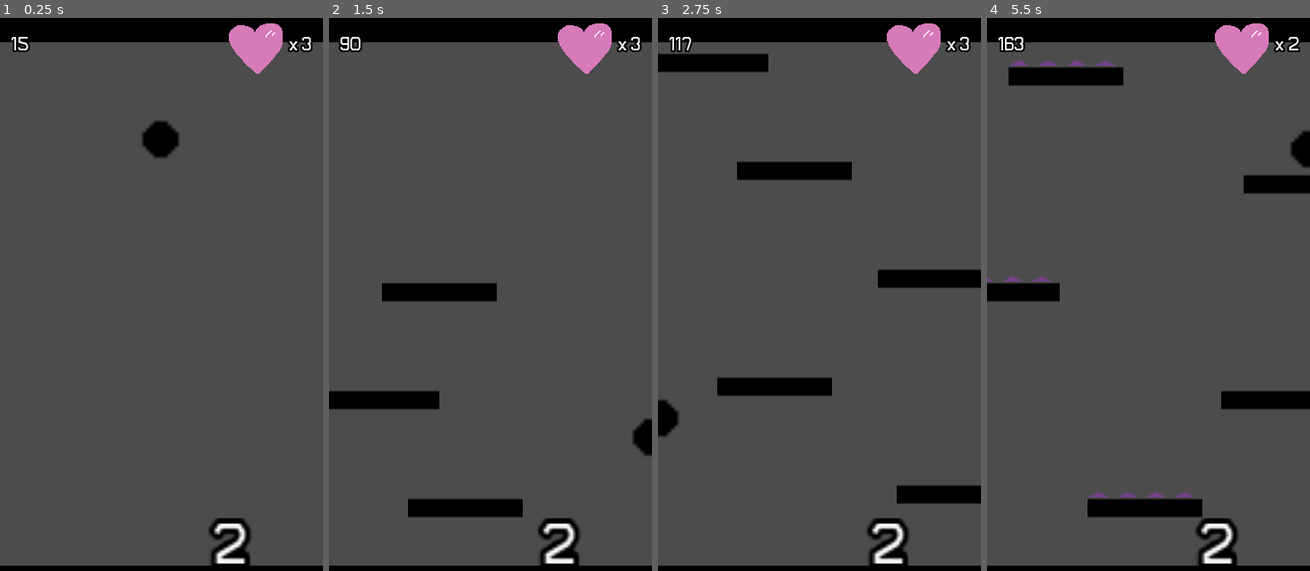
Above: before the commit, frames 1-4 (left to right).
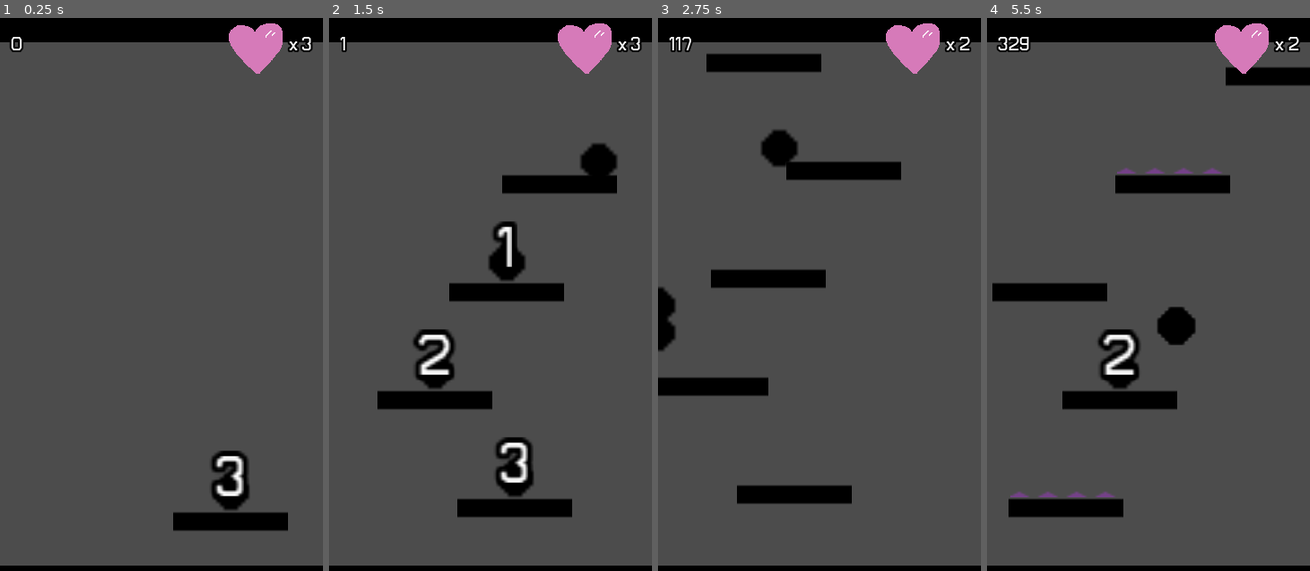
Above: after the commit, the same moments.

Repository: fralcalde/RapidRoll
Game: Godot game, scene res://Scenes/Main.tscn
The game is run twice, just before and just after one commit, with the same random seed, the same clock (stepped at 60 frames per second) and the same inputs.
Inputs:
- Up to frame 1 (0.25 s): no input
- Up to frame 2 (1.5 s): hold Right (ui_right) from 0.53 s (still down)
- Up to frame 3 (2.75 s): release Right (ui_right) at 2.03 s; hold Left (ui_left) from 2.03 s (still down)
- Up to frame 4 (5.5 s): release Left (ui_left) at 2.78 s; hold Right (ui_right) 2.78-4.28 s; hold Left (ui_left) 4.28-5.03 s; hold Right (ui_right) from 5.03 s (still down)

The runs differ from the first frame. In frame 1, 3.4% of the frame differs, in the area x 3-90%, y 3-100%; in frame 2, 9.3%; in frame 3, 9.8%; in frame 4, 12%, in the area x 0-100%, y 3-100%.
Error before the commit: Parse Error: The class "GameEvents" conflicts with the AutoLoad singleton of the same name, and is therefore redundant. Remove the class_name declaration to fi…

Commit message:
Game ahora utiliza el bus para escuchar donde spawnear el player

Diff:
--- a/Scripts/Game.gd
+++ b/Scripts/Game.gd
@@ -15,17 +15,21 @@
 func _ready():
 	HUD.set_score(score)
 	HUD.set_vidas(vidas)
-	spawn_position.position.x = get_viewport().size.x / 2
-	spawn_position.position.y = 130
-	_spawn_player()
+
+	GameEvents.connect('spawn_player', self, '_spawn_player_at_pos')
 
 
-func _spawn_player():
+func _spawn_player_at_pos(_pos: Vector2):
+	print('Spawning')
 	var player = player_scene.instance()
-	player.position = spawn_position.position
+	player.position = _pos
 	add_child(player)
 	player.connect("player_died", self, "_on_player_died")
 	player.connect("player_scoring", self, "_on_player_scoring")
+
+
+func _instance_player_spawner_platform():
+	platform_spawner.next_platforms.push_front('PLAT_PLAYER_SPAWNER')
 
 
 func _on_player_died():
@@ -44,4 +48,4 @@
 
 
 func _on_Timer_Spawn_timeout():
-	_spawn_player()
+	_instance_player_spawner_platform()
--- a/Scripts/GameEvents.gd
+++ b/Scripts/GameEvents.gd
@@ -1,5 +1,5 @@
-class_name GameEvents
-extends Object
+#class_name GameEvents
+extends Node
 
 signal spawn_player(position)
 signal player_died
--- a/Scripts/PlatformsSpawner.gd
+++ b/Scripts/PlatformsSpawner.gd
@@ -10,7 +10,7 @@
 }
 
 
-var next_platforms: Array = ['PLAT_PLAYER_SPAWNER']
+var next_platforms: Array = ['PLAT_PLAYER_SPAWNER','PLAT_PLAYER_SPAWNER','PLAT_PLAYER_SPAWNER','PLAT_PLAYER_SPAWNER']
 
 
 func _ready():
--- a/project.godot
+++ b/project.godot
@@ -9,11 +9,6 @@
 config_version=4
 
 _global_script_classes=[ {
-"base": "Object",
-"class": "GameEvents",
-"language": "GDScript",
-"path": "res://Scripts/GameEvents.gd"
-}, {
 "base": "Area2D",
 "class": "HitBox",
 "language": "GDScript",
@@ -35,7 +30,6 @@
 "path": "res://Scripts/Platforms/PlataformPlayerSpawner.gd"
 } ]
 _global_script_class_icons={
-"GameEvents": "",
 "HitBox": "res://Imagenes/HitBox.svg",
 "HurtBox": "res://Imagenes/HurtBox.svg",
 "Platform": "",
